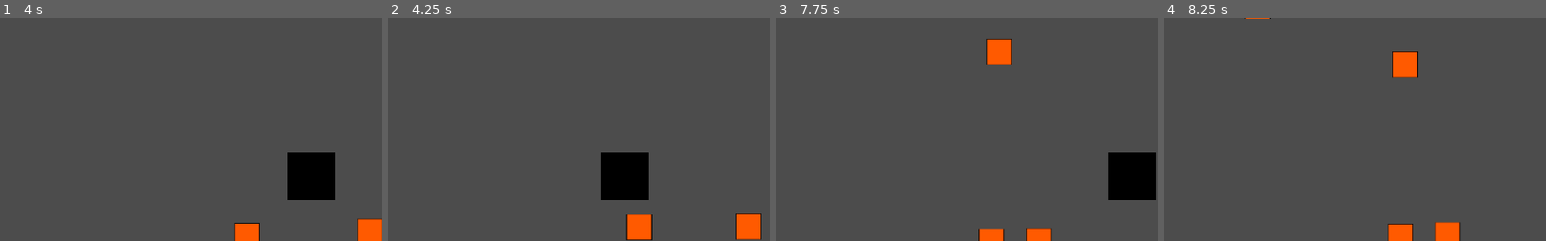
Above: before the commit, frames 1-4 (left to right).
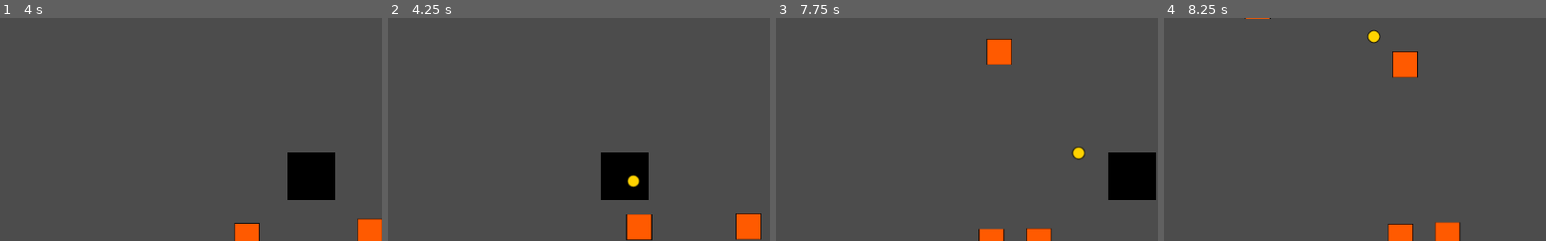
Above: after the commit, the same moments.

Repository: am-camila/Garden-Wars
Game: Godot game, scene res://models/Main/Main.tscn
The game is run twice, just before and just after one commit, with the same random seed, the same clock (stepped at 60 frames per second) and the same inputs.
Inputs:
- Up to frame 1 (4 s): hold D (move_right) 0.53-1.28 s; hold S (move_down) 1.28-2.03 s; hold D (move_right) 2.03-2.78 s; hold W (move_up) 2.78-3.53 s; hold A (move_left) from 3.53 s (still down)
- Up to frame 2 (4.25 s): keep holding A (move_left)
- Up to frame 3 (7.75 s): release A (move_left) at 5.03 s; hold S (move_down) 5.03-5.78 s; hold D (move_right) 5.78-6.53 s; hold W (move_up) 6.53-7.28 s; hold D (move_right) from 7.28 s (still down)
- Up to frame 4 (8.25 s): release D (move_right) at 8.03 s; hold S (move_down) from 8.03 s (still down)
The pictures show only the part of the screen within x 48-98%, y 50-100%; the shares and areas given below are measured in that part.

Frame 1 is identical in both runs. In frame 2, 0.1% of the frame differs, in the area x 62-66%, y 70-77%; in frame 3, 0.2%, in the area x 77-81%, y 57-64%; in frame 4, 0.2%.
Error before the commit: Invalid call. Nonexistent function 'add_child' in base 'Nil'. (res://Projectile.gd:12)

Commit message:
Arreglo conflictos producto del merge

Diff:
--- a/src/Player.gd
+++ b/src/Player.gd
@@ -17,7 +17,7 @@
 	fire_timer.connect("timeout", self, "fire_at_enemy")
 
 
-func initialize(container, player_pos, projectile_container):
+func initialize(container, projectile_container):
 	container.add_child(self)
 	#global_position = player_pos
 	self.projectile_container = projectile_container
--- a/src/models/Main/Main.gd
+++ b/src/models/Main/Main.gd
@@ -8,6 +8,7 @@
 func _ready():
 	randomize()
 	$EnemiesTimer.start()
+	player.initialize(self, self)
 
 # Called every time the timer times out.
 func _on_EnemiesTimer_timeout():
